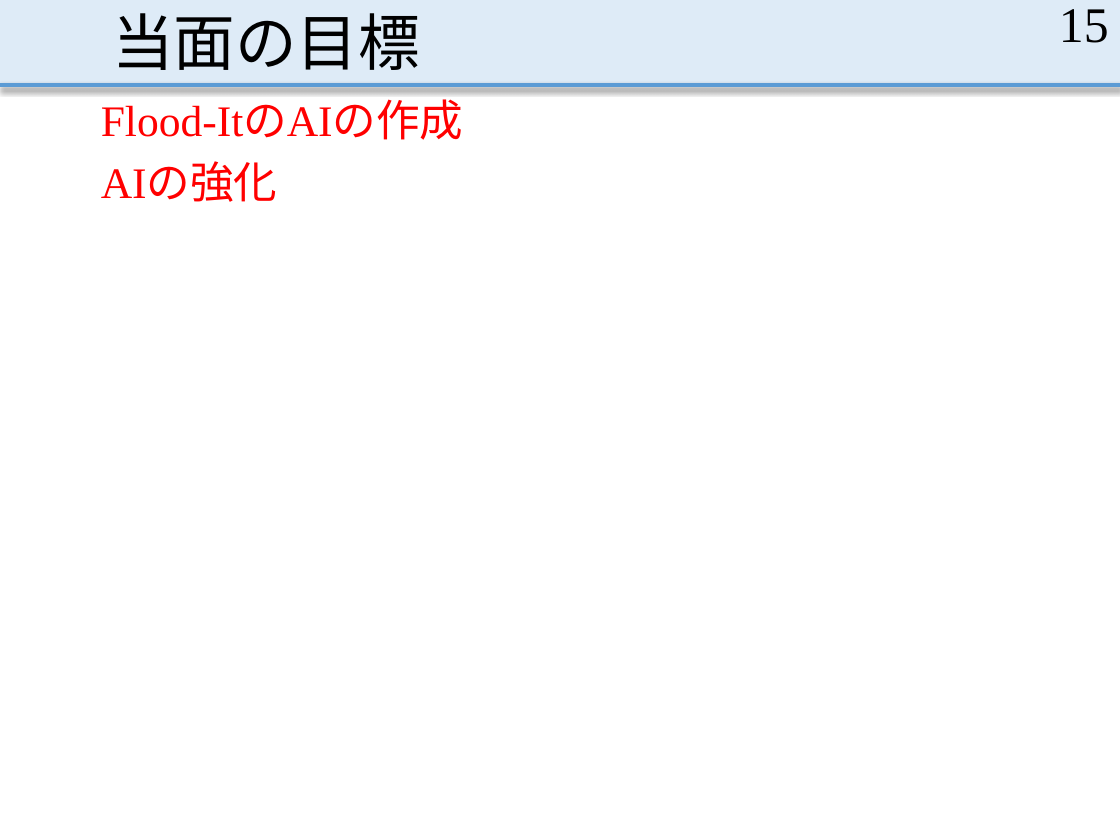
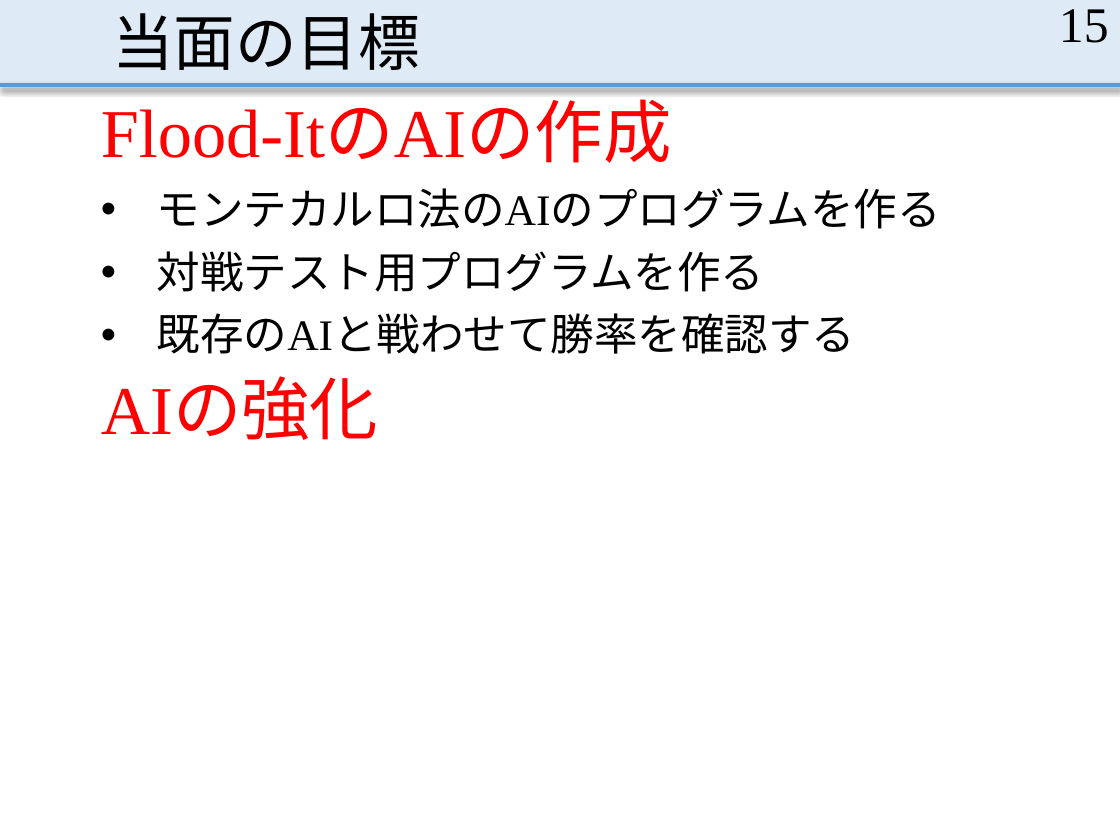
Before and after one commit to MasayaOda/SR, a slide deck: slide 15 of 中間発表.pptx. Drawn at 1120x840 pixels with LibreOffice and Linux fonts; fonts in the diff are those of the drawing. Boxes give left, top, right and bottom in pixels: in the first picture for what was removed or moved away, otherwise in the second. Text is boxed around its words. In the diff, an @@ line names an element or a change of style, - is before the commit and + after.

```diff
--- a/中間発表.pptx
+++ b/中間発表.pptx
@@ text at (101, 104, 672, 440): size 28 to 44 pt in "Flood-ItのAIの作成", "AIの強化" @@
@@ text at (157, 188, 941, 354): paragraphs added @@
+• モンテカルロ法のAIのプログラムを作る
+• 対戦テスト用プログラムを作る
+• 既存のAIと戦わせて勝率を確認する
```
Also in this commit, not shown: 7 other slides changed, 1 slide added.
